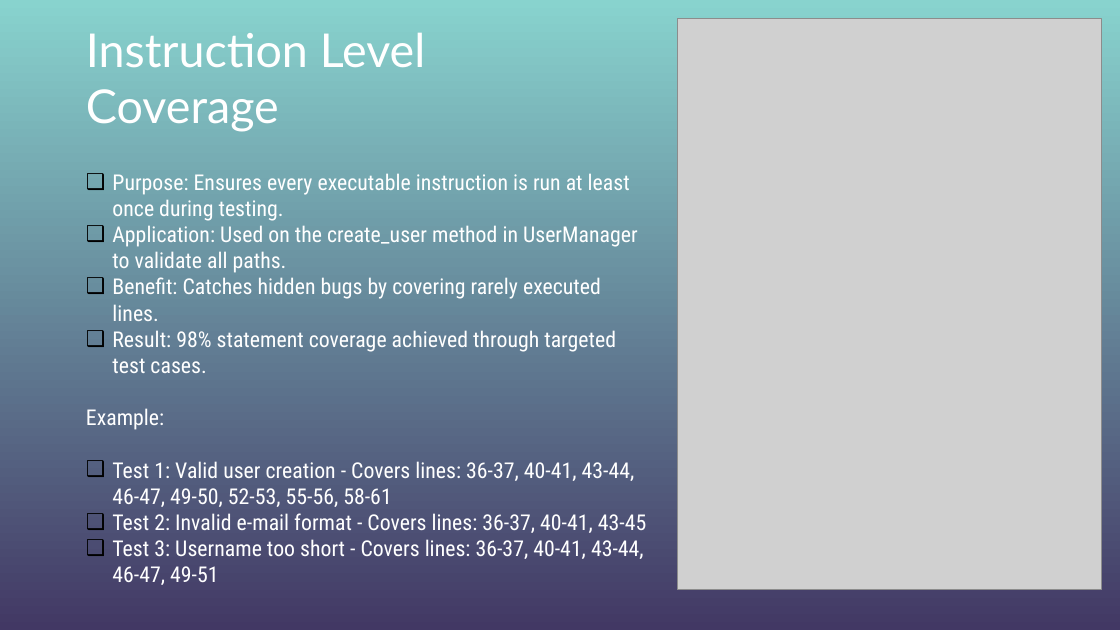
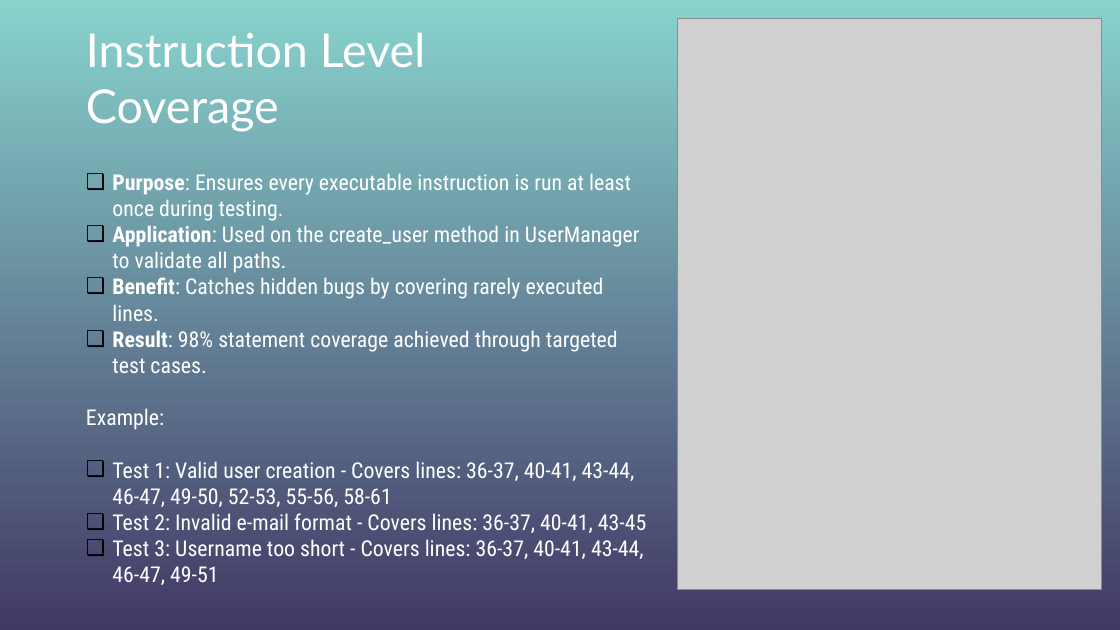
Before and after one commit to sebi2805/proiect-tss, a slide deck: slide 6 of Software Testing.pptx (slide 4 before the commit). Drawn at 1120x630 pixels with LibreOffice and Linux fonts; fonts in the diff are those of the drawing; grey boxes stand for pictures; background and template pictures are left out. Boxes give left, top, right and bottom in pixels: in the first picture for what was removed or moved away, otherwise in the second. Text is boxed around its words. In the diff, an @@ line names an element or a change of style, - is before the commit and + after.

```diff
--- a/Software Testing.pptx
+++ b/Software Testing.pptx
@@ text at box(112, 173, 640, 373): bold on in "Purpose:", "Application:", "Benefit:", "Result:" @@
```
Also in this commit, not shown: 2 other slides changed, 3 slides added, 1 other file.
